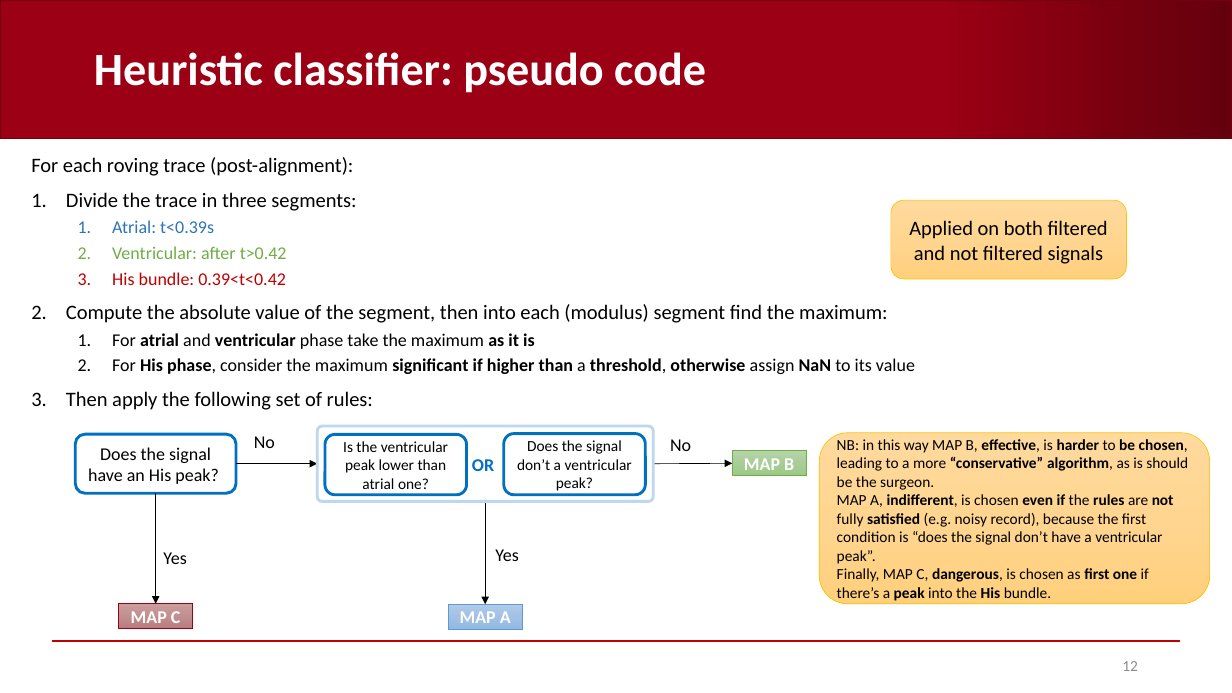
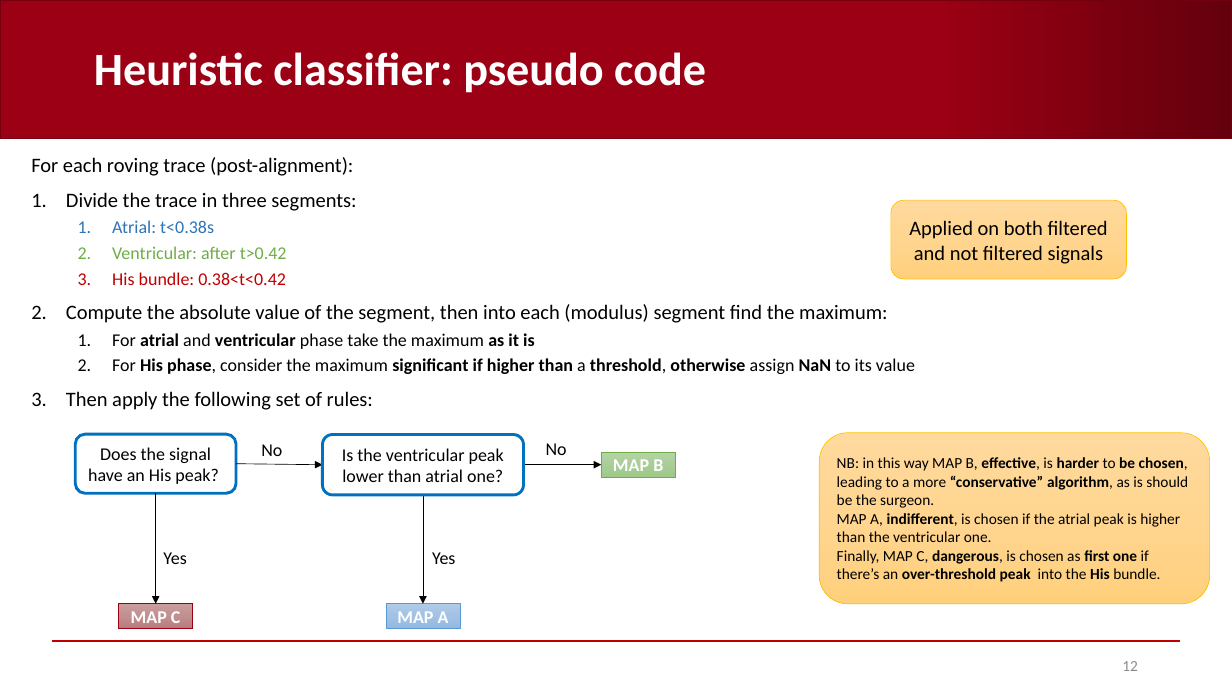
Before and after one commit to AndreaCorrado00/Tesi_magistrale_Corrado_Andrea, a slide deck: slide 12 of Documentation/5. Heuristic classifier strategy B.pptx. Drawn at 1232x693 pixels with LibreOffice and Linux fonts; fonts in the diff are those of the drawing; background and template pictures are left out. Boxes give left, top, right and bottom in pixels: in the first picture for what was removed or moved away, otherwise in the second. Text is boxed around its words. In the diff, an @@ line names an element or a change of style, - is before the commit and + after.

Commit message:
improving heuristic pptx

```diff
--- a/Documentation/5. Heuristic classifier strategy B.pptx
+++ b/Documentation/5. Heuristic classifier strategy B.pptx
@@ text at [112,220,214,233]: text changed @@
-  1. Atrial: t<0.39s
+  1. Atrial: t<0.38s
@@ text at [112,272,286,285]: text changed @@
-  3. His bundle: 0.39<t<0.42
+  3. His bundle: 0.38<t<0.42
@@ text "No": place and size @@
-text "No" at [254,436,275,448]
+text "No" at [261,444,282,456]
@@ rounded rectangle removed at [317,426,653,502] @@
@@ rounded rectangle "Is the ventricular peak lower ...": place and size @@
-rounded rectangle "Is the ventricular peak lower ..." at [325,434,467,494]
+rounded rectangle "Is the ventricular peak lower ..." at [323,434,524,494]
@@ rounded rectangle "Is the ventricular peak lower ..." at [323,434,524,494]: size 12 to 14 pt @@
@@ rounded rectangle removed at [504,433,645,494] @@
-Does the signal don’t a ventricular peak?
@@ text "No": place and size @@
-text "No" at [670,439,691,451]
+text "No" at [546,443,567,455]
@@ arrow moved from (237, 464) - (317, 464) to (237, 464) - (323, 465) @@
@@ text removed at [472,459,494,471] @@
-OR
@@ arrow moved from (653, 464) - (732, 463) to (524, 465) - (602, 465) @@
@@ rectangle "MAP B": place and size @@
-rectangle "MAP B" at [732,451,806,476]
+rectangle "MAP B" at [602,452,676,477]
@@ arrow moved from (485, 502) - (485, 604) to (423, 495) - (423, 604) @@
@@ text in rounded rectangle at [837,513,1180,582]: text changed @@
-MAP A, indifferent, is chosen even if the rules are not fully satisfied (e.g. noisy record), because the first condition is “does the signal don’t have a ventricular peak”.
-Finally, MAP C, dangerous, is chosen as first one if there’s a peak into the His bundle.
+MAP A, indifferent, is chosen if the atrial peak is higher than the ventricular one.
+Finally, MAP C, dangerous, is chosen as first one if there’s an over-threshold peak into the His bundle.
@@ text "Yes": place and size @@
-text "Yes" at [495,549,518,561]
+text "Yes" at [432,552,455,564]
@@ rectangle "MAP A": place and size @@
-rectangle "MAP A" at [448,604,522,629]
+rectangle "MAP A" at [386,604,460,628]
```
Also in this commit, not shown: 3 other slides changed, 18 other files.
